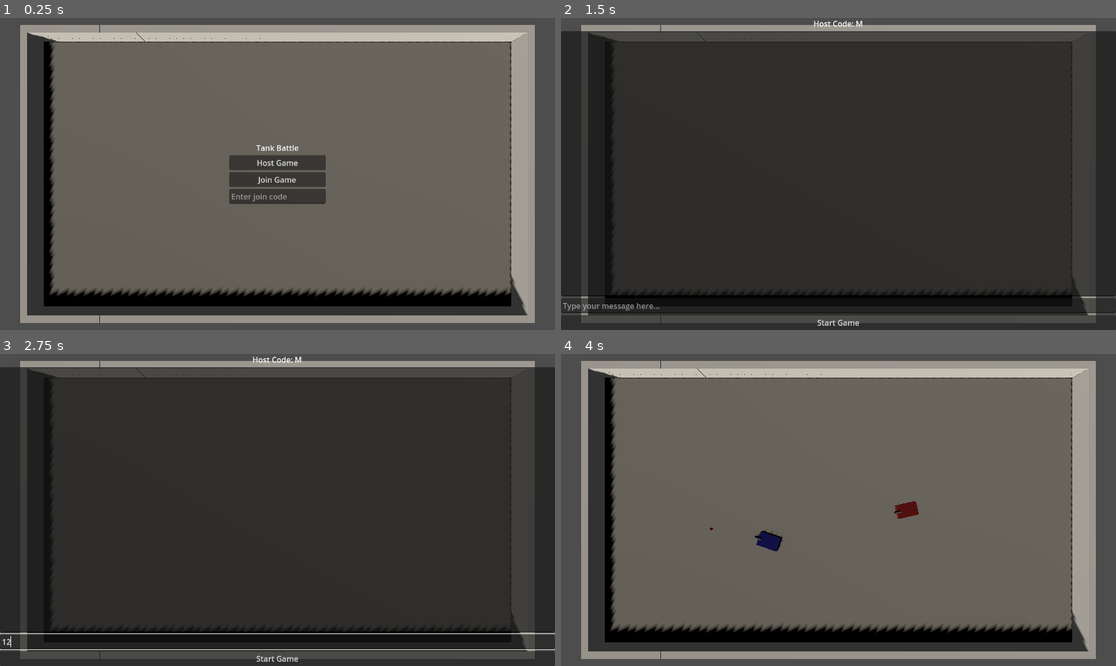
Above: before the commit, frames 1-4 (two rows, left to right).
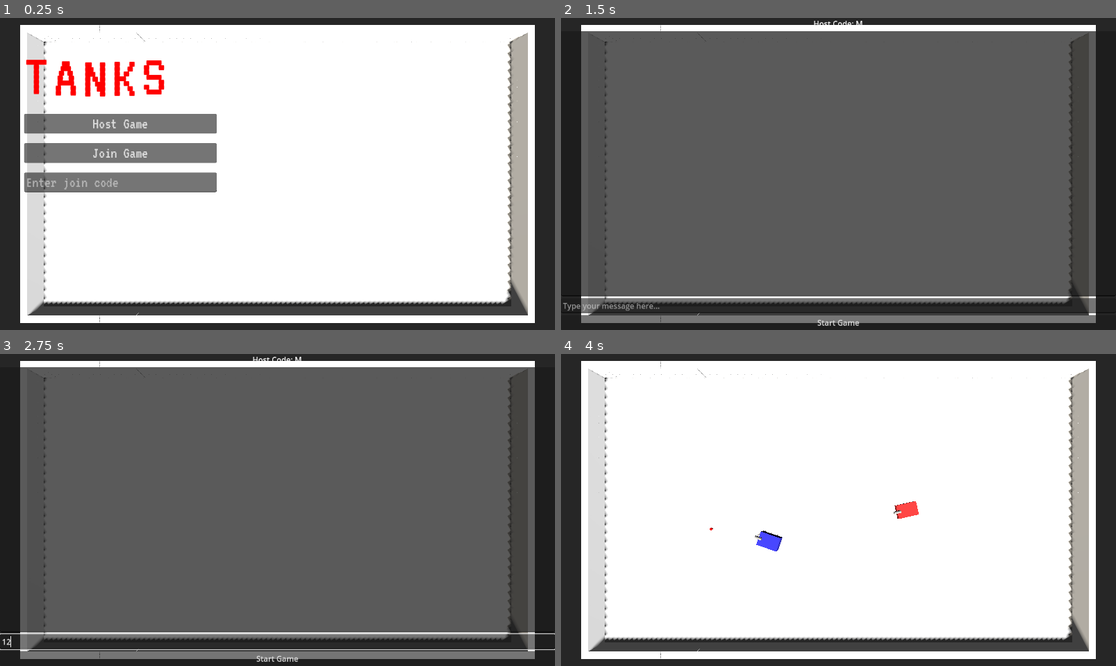
Above: after the commit, the same moments.

Repository: HennyBicks01/tanks
Game: Godot game, scene res://scenes/Main.tscn
The game is run twice, just before and just after one commit, with the same random seed, the same clock (stepped at 60 frames per second) and the same inputs.
Inputs (mouse positions are in pixels of both pictures, inside the frame that each line leads up to):
- Up to frame 1 (0.25 s): no input
- Up to frame 2 (1.5 s): move the mouse to (960, 158) at 0.52 s; hold Right (right) 0.53-1.25 s; right-click (960, 158) at 0.6 s; click "Host Game" at 1.25 s
- Up to frame 3 (2.75 s): click (277, 641) at 2.02 s; type "12" at 2.1 s
- Up to frame 4 (4 s): click "Start Game" at 2.75 s; tap Enter at 3.5 s; move the mouse to (727, 525) at 3.52 s; hold Down (down) from 3.53 s (still down); click (727, 525) at 3.6 s

The runs differ from the first frame. In frame 1, 95% of the frame differs, in the area x 0-100%, y 0-100%; in frame 2, 82%; in frame 3, 82%; in frame 4, 95%.

Commit message:
updated the menu screen to look shittier

Diff:
--- a/Mine.tscn
+++ /dev/null
@@ -1,5 +0,0 @@
-[gd_scene load_steps=2 format=3 uid="uid://ci22y44jf2g1o"]
-
-[ext_resource type="PackedScene" uid="uid://duewm3jxbbhel" path="res://Models/MineFragments.blend" id="1_blwqe"]
-
-[node name="MineFragments" instance=ExtResource("1_blwqe")]
--- a/scenes/MainMenu.tscn
+++ b/scenes/MainMenu.tscn
@@ -1,6 +1,15 @@
-[gd_scene load_steps=2 format=3 uid="uid://3b27kgulm15k"]
+[gd_scene load_steps=5 format=3 uid="uid://3b27kgulm15k"]
 
 [ext_resource type="Script" path="res://scenes/main_menu.gd" id="1_xxxxx"]
+[ext_resource type="FontFile" uid="uid://cbbtarn8l2yhf" path="res://scripts/VT323-Regular.ttf" id="2_xxxxx"]
+
+[sub_resource type="StandardMaterial3D" id="StandardMaterial3D_ground"]
+albedo_color = Color(0.2, 0.2, 0.2, 1)
+
+[sub_resource type="Environment" id="Environment_sky"]
+background_mode = 1
+background_color = Color(0.15, 0.15, 0.15, 1)
+ambient_light_color = Color(0.5, 0.5, 0.5, 1)
 
 [node name="MainMenu" type="Control"]
 layout_mode = 3
@@ -11,33 +20,83 @@
 grow_vertical = 2
 script = ExtResource("1_xxxxx")
 
+[node name="Background" type="Node3D" parent="."]
+
+[node name="Camera3D" type="Camera3D" parent="Background"]
+transform = Transform3D(1, 0, 0, 0, 0.866025, 0.5, 0, -0.5, 0.866025, 0, 5, 8)
+
+[node name="Ground" type="MeshInstance3D" parent="Background"]
+transform = Transform3D(10, 0, 0, 0, 0.2, 0, 0, 0, 10, 0, 0, 0)
+material_override = SubResource("StandardMaterial3D_ground")
+
+[node name="WorldEnvironment" type="WorldEnvironment" parent="Background"]
+environment = SubResource("Environment_sky")
+
+[node name="DirectionalLight3D" type="DirectionalLight3D" parent="Background"]
+transform = Transform3D(0.866025, -0.433013, 0.25, 0, 0.5, 0.866025, -0.5, -0.75, 0.433013, 0, 5, 0)
+shadow_enabled = true
+
 [node name="VBoxContainer" type="VBoxContainer" parent="."]
 layout_mode = 1
-anchors_preset = 8
-anchor_left = 0.5
-anchor_top = 0.5
-anchor_right = 0.5
-anchor_bottom = 0.5
-offset_left = -100.0
-offset_top = -66.0
-offset_right = 100.0
-offset_bottom = 66.0
-grow_horizontal = 2
-grow_vertical = 2
+offset_left = 50.0
+offset_top = 50.0
+offset_right = 450.0
+offset_bottom = 400.0
+theme_override_constants/separation = 20
 
-[node name="Title" type="Label" parent="VBoxContainer"]
+[node name="Title" type="HBoxContainer" parent="VBoxContainer"]
 layout_mode = 2
-text = "Tank Battle"
-horizontal_alignment = 1
+theme_override_constants/separation = 10
+
+[node name="T" type="Label" parent="VBoxContainer/Title"]
+layout_mode = 2
+theme_override_colors/font_color = Color(1, 0, 0, 1)
+theme_override_fonts/font = ExtResource("2_xxxxx")
+theme_override_font_sizes/font_size = 128
+text = "T"
+
+[node name="A" type="Label" parent="VBoxContainer/Title"]
+layout_mode = 2
+theme_override_colors/font_color = Color(1, 0, 0, 1)
+theme_override_fonts/font = ExtResource("2_xxxxx")
+theme_override_font_sizes/font_size = 128
+text = "A"
+
+[node name="N" type="Label" parent="VBoxContainer/Title"]
+layout_mode = 2
+theme_override_colors/font_color = Color(1, 0, 0, 1)
+theme_override_fonts/font = ExtResource("2_xxxxx")
+theme_override_font_sizes/font_size = 128
+text = "N"
+
+[node name="K" type="Label" parent="VBoxContainer/Title"]
+layout_mode = 2
+theme_override_colors/font_color = Color(1, 0, 0, 1)
+theme_override_fonts/font = ExtResource("2_xxxxx")
+theme_override_font_sizes/font_size = 128
+text = "K"
+
+[node name="S" type="Label" parent="VBoxContainer/Title"]
+layout_mode = 2
+theme_override_colors/font_color = Color(1, 0, 0, 1)
+theme_override_fonts/font = ExtResource("2_xxxxx")
+theme_override_font_sizes/font_size = 128
+text = "S"
 
 [node name="HostButton" type="Button" parent="VBoxContainer"]
 layout_mode = 2
+theme_override_fonts/font = ExtResource("2_xxxxx")
+theme_override_font_sizes/font_size = 32
 text = "Host Game"
 
 [node name="JoinButton" type="Button" parent="VBoxContainer"]
 layout_mode = 2
+theme_override_fonts/font = ExtResource("2_xxxxx")
+theme_override_font_sizes/font_size = 32
 text = "Join Game"
 
 [node name="CodeInput" type="LineEdit" parent="VBoxContainer"]
 layout_mode = 2
+theme_override_fonts/font = ExtResource("2_xxxxx")
+theme_override_font_sizes/font_size = 32
 placeholder_text = "Enter join code"
--- a/scenes/main_menu.gd
+++ b/scenes/main_menu.gd
@@ -6,10 +6,21 @@
 @onready var host_button = $VBoxContainer/HostButton
 @onready var join_button = $VBoxContainer/JoinButton
 @onready var code_input = $VBoxContainer/CodeInput
+@onready var title_letters = $VBoxContainer/Title.get_children()
+
+var time = 0
+var wave_speed = 2
+var wave_height = 10
 
 func _ready():
 	host_button.connect("pressed", _on_host_button_pressed)
 	join_button.connect("pressed", _on_join_button_pressed)
+
+func _process(delta):
+	time += delta
+	for i in range(title_letters.size()):
+		var offset = sin(time * wave_speed + i * 0.5) * wave_height
+		title_letters[i].position.y = offset
 
 func _on_host_button_pressed():
 	emit_signal("host_game")
Not shown, removed: Models/MineFragments.blend.import
Binary file added: scripts/VT323-Regular.ttf
Not shown, added: scripts/VT323-Regular.ttf.import
Not shown, removed: Models/MineFragments.blend
